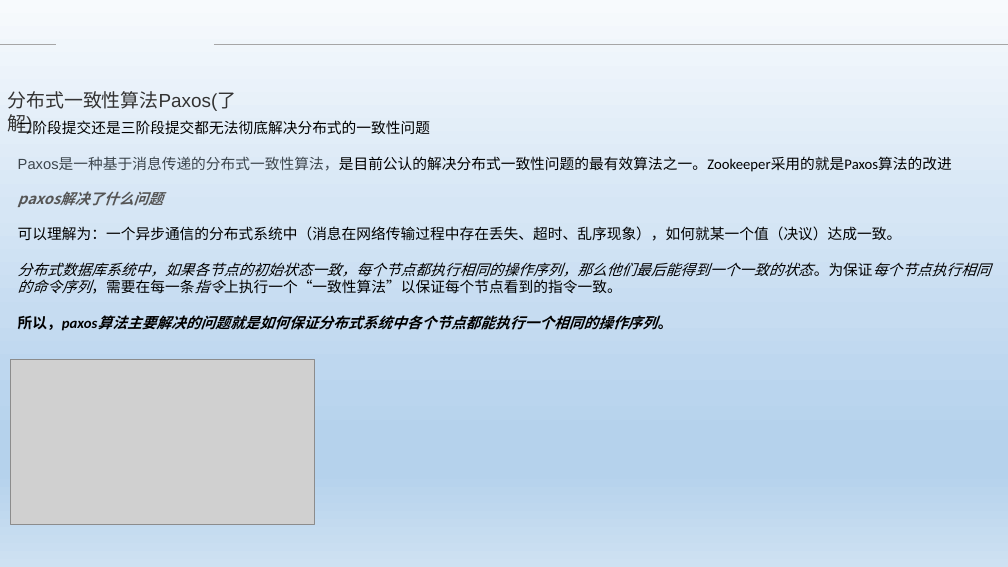
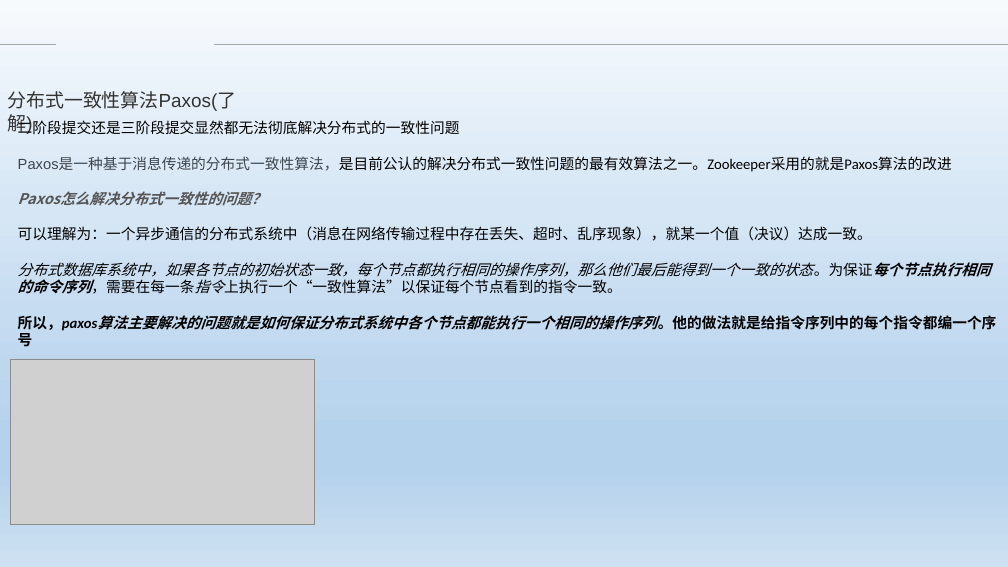
Before and after one commit to Heffie199/zhao_Note, a slide deck: slide 19 of 分布式事务的解决方案 .pptx. Drawn at 1008x567 pixels with LibreOffice and Linux fonts; fonts in the diff are those of the drawing; grey boxes stand for pictures; background and template pictures are left out. Boxes give left, top, right and bottom in pixels: in the first picture for what was removed or moved away, otherwise in the second. Text is boxed around its words. In the diff, an @@ line names an element or a change of style, - is before the commit and + after.

```diff
--- a/分布式事务的解决方案 .pptx
+++ b/分布式事务的解决方案 .pptx
@@ text at (18, 119, 460, 135): text changed @@
-二阶段提交还是三阶段提交都无法彻底解决分布式的一致性问题
+二阶段提交还是三阶段提交显然都无法彻底解决分布式的一致性问题
@@ text at (18, 191, 872, 241): text changed @@
-paxos解决了什么问题
-可以理解为：一个异步通信的分布式系统中（消息在网络传输过程中存在丢失、超时、乱序现象），如何就某一个值（决议）达成一致。
+Paxos怎么解决分布式一致性的问题？
+可以理解为：一个异步通信的分布式系统中（消息在网络传输过程中存在丢失、超时、乱序现象），就某一个值（决议）达成一致。
@@ text at (18, 262, 991, 294): bold on in "分布式数据库系统中，如果各节点的初始状态一致，每个节点都执行相同的操作序列，那么他们最后能得到一个一致的状态。为保证每个 ..." @@
@@ text at (18, 315, 997, 347): text changed @@
-所以，paxos算法主要解决的问题就是如何保证分布式系统中各个节点都能执行一个相同的操作序列。
+所以，paxos算法主要解决的问题就是如何保证分布式系统中各个节点都能执行一个相同的操作序列。他的做法就是给指令序列中的每个指令都编一个序号
```
Also in this commit, not shown: 1 other slide changed.
